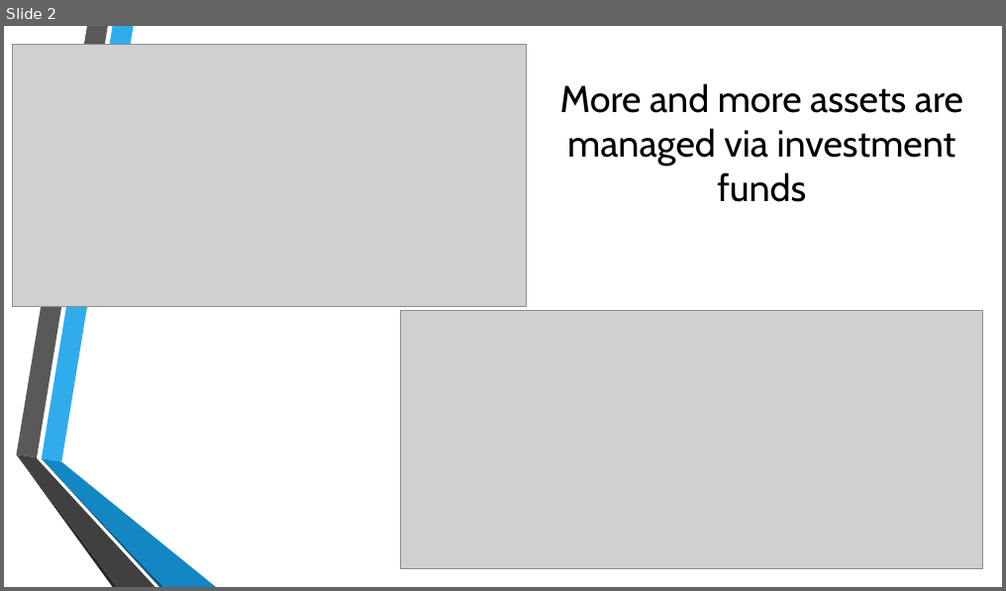
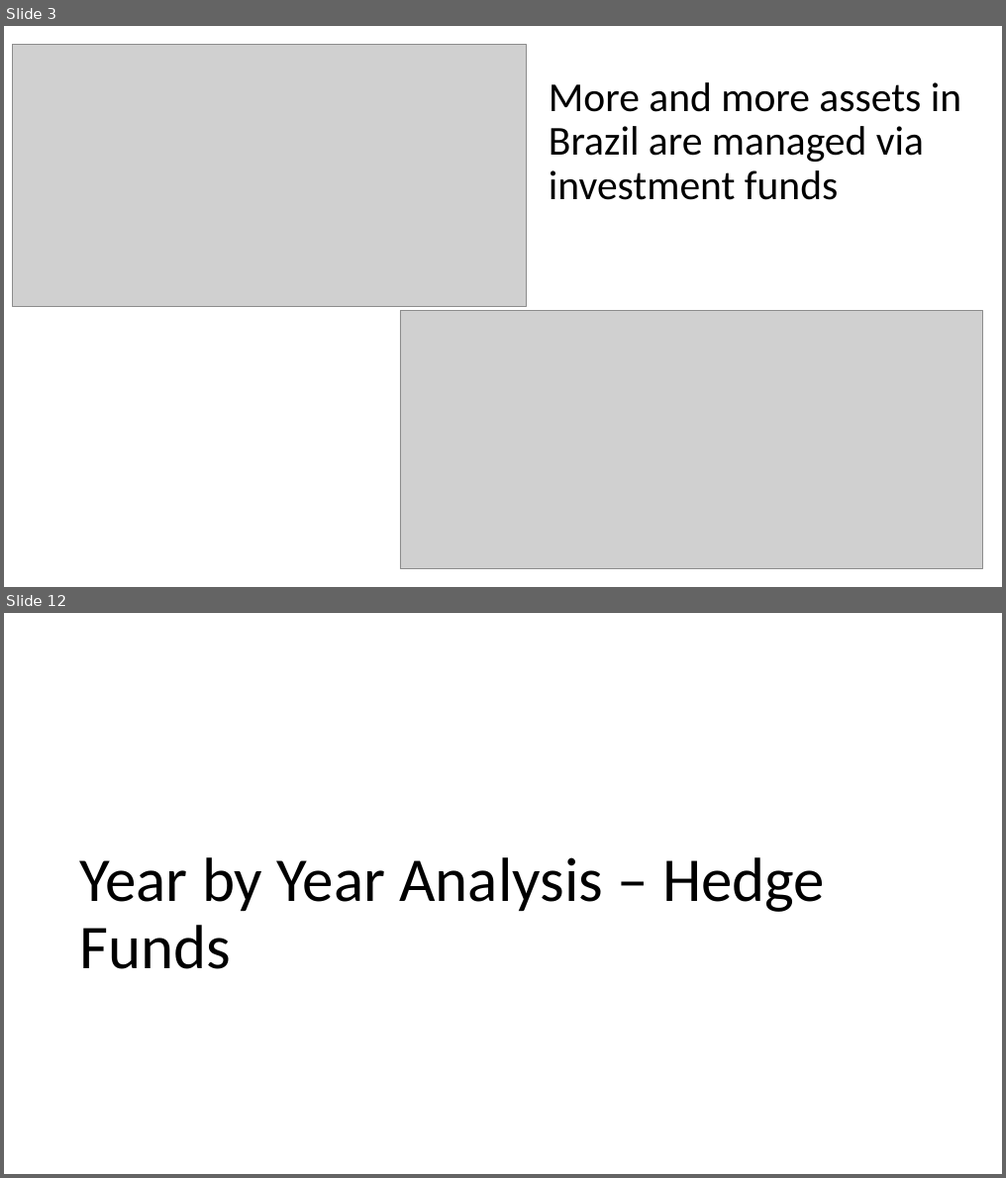
Before and after one commit to rafaelimai/ibmdscapstone, a slide deck: Presentation.pptx. Shown one above the other, each under a label of ours: slide 2 before the commit, slides 3 and 12 after it; the slides between them are not shown. The pictures are 1006x591 and 1006x1178 pixels, drawn with LibreOffice and Linux fonts; fonts in the diff are those of the drawing; grey boxes stand for pictures; background and template pictures are left out. Boxes give left, top, right and bottom in pixels: in the first picture for what was removed or moved away, otherwise in the second. Text is boxed around its words. In the diff, an @@ line names an element or a change of style, - is before the commit and + after.

```diff
--- a/Presentation.pptx
+++ b/Presentation.pptx
@@ slide 12 added at (x1=4, y1=613, x2=1002, y2=1174), background #FFFFFF @@
@@ title added at (x1=79, y1=858, x2=825, y2=969), 60 pt, text #000000 @@
+Year by Year Analysis – Hedge Funds
@@ what was slide 2 is now slide 3 @@
@@ slide 3 changed as well @@
@@ title at (x1=548, y1=82, x2=961, y2=200): text changed; size 36 to 39.6 pt; font Cabin to Calibri @@
-More and more assets are managed via investment funds
+More and more assets in Brazil are managed via investment funds
@@ group removed at (x1=16, y1=26, x2=216, y2=587): 6 freeform shapes @@
```
Also in this commit, not shown: 1 other slide changed, 18 other slides added, 1 slide removed.
